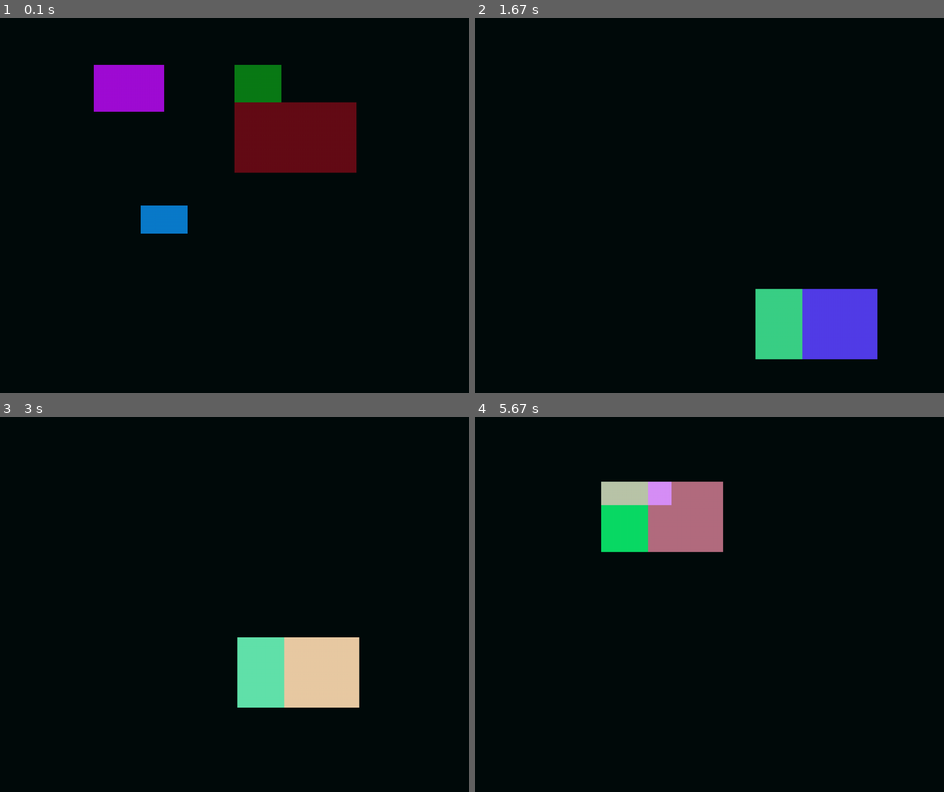
Above: before the commit, frames 1-4 (two rows, left to right).
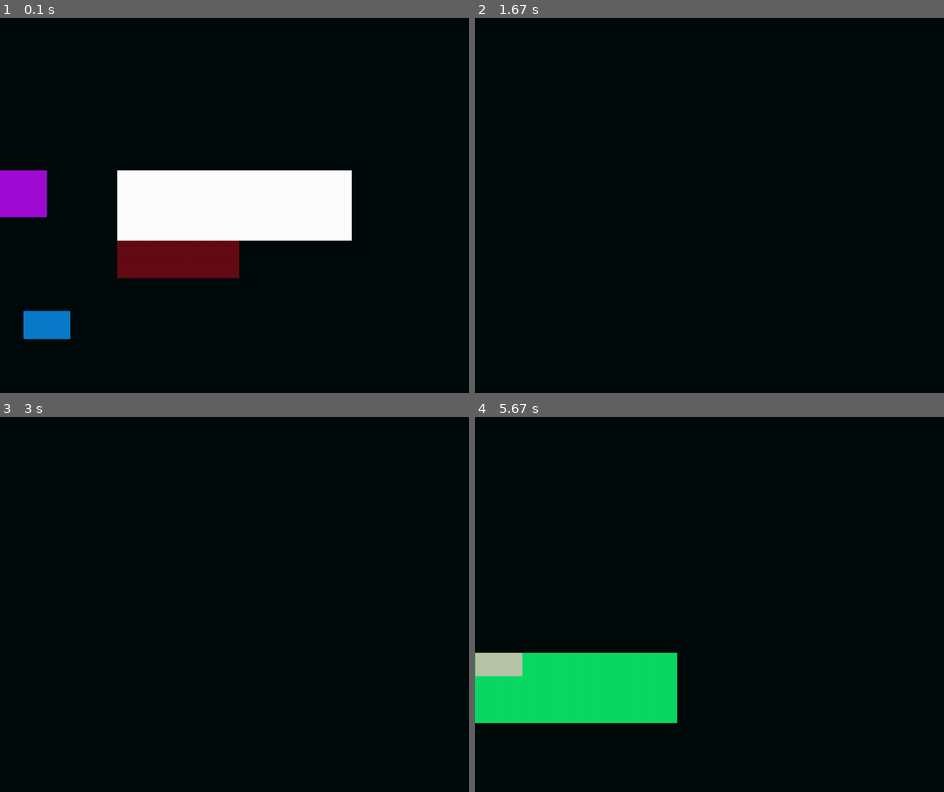
Above: after the commit, the same moments.

Repository: Aradpython/pygame-foundation
Game: pygame game, started from tests/test.py
The game is run twice, just before and just after one commit, with the same random seed, the same clock (stepped at 60 frames per second) and the same inputs.
Inputs (mouse positions are in pixels of both pictures, inside the frame that each line leads up to):
- Up to frame 1 (0.1 s): no input
- Up to frame 2 (1.67 s): hold W 0.33-0.8 s; hold Right 0.33-0.8 s; move the mouse to (690, 220) at 0.37 s; hold Right 0.83-1.3 s; hold D 0.83-1.3 s; move the mouse to (859, 194) at 0.87 s; tap = at 0.98 s; click (756, 288) at 1.38 s
- Up to frame 3 (3 s): hold Up 1.67-1.97 s; hold W 1.67-1.97 s; click (89, 548) at 1.75 s; tap - at 1.82 s; hold Right 2-2.47 s; hold D 2-2.47 s; click (304, 473) at 2.08 s; tap = at 2.15 s; hold Left from 2.5 s (still down); hold A from 2.5 s (still down); click (290, 638) at 2.58 s
- Up to frame 4 (5.67 s): release Left at 3.03 s; release A at 3.03 s; hold Down 3.07-3.37 s; hold S 3.07-3.37 s; click (718, 477) at 3.15 s; tap - at 3.22, 4.38 s; hold Left 3.4-3.8 s; hold A 3.4-3.8 s; click (540, 593) at 3.48 s; tap = at 3.55, 5.05 s; hold Up 3.83-4.2 s; hold W 3.83-4.2 s; click (714, 645) at 3.92 s; hold Right 4.23-4.87 s; hold D 4.23-4.87 s; click (695, 540) at 4.32 s; hold Down 4.9-5.27 s; hold S 4.9-5.27 s; click (831, 664) at 4.98 s; hold Left from 5.3 s (still down); hold A from 5.3 s (still down); click (634, 480) at 5.38 s

The runs differ from the first frame. In frame 1, 22% of the frame differs, in the area x 0-76%, y 12-86%; in frame 2, 4.9%; in frame 3, 4.9%; in frame 4, 13%.

Commit message:
Release v0.1.5

Diff:
--- a/pyproject.toml
+++ b/pyproject.toml
@@ -4,7 +4,7 @@
 
 [project]
 name = "pygame-foundation"
-version = "0.1.4"
+version = "0.1.5"
 description = "A modern wrapper around Pygame."
 readme = "README.md"
 requires-python = ">=3.10"
--- a/src/pygame_foundation/core/__init__.py
+++ b/src/pygame_foundation/core/__init__.py
@@ -6,4 +6,5 @@
 from .game import Game
 from .world import World
 from .entity import Entity
+from .camera import Camera
 from .constants import *
--- /dev/null
+++ b/src/pygame_foundation/core/camera.py
@@ -0,0 +1,52 @@
+from pygame_foundation.utils import debug_and_log
+import pygame
+
+class Camera:
+    ''' A class to handle camera movements '''
+    def __init__(self, position:tuple[int, int], window_width, window_height):
+        ''' Initiliazes the Camera class '''
+        self.position = pygame.Vector2(position)
+        self._follow = None
+        self.window_width = window_width
+        self.window_height = window_height
+
+    @property
+    def x(self):
+        return self.position.x
+
+    @x.setter
+    def x(self, value):
+        self.position.x = value
+
+    @property
+    def y(self):
+        return self.position.y
+
+    @y.setter
+    def y(self, value):
+        self.position.y = value
+
+    def move(self, dx, dy):
+        ''' Move the camera. dx and dy are distance-x and -y '''
+        self.x += dx
+        self.y += dy
+
+    def apply(self, rect):
+        ''' Returns a rect with the camera position applied. '''
+        return rect.move(-self.x, -self.y)
+
+    def update(self):
+        if self._follow is not None:
+            self.position.update(
+                self._follow.rect.centerx - self.window_width // 2,
+                self._follow.rect.centery - self.window_height // 2,
+            )
+
+    def follow(self, sprite):
+        ''' Makes the camera follow sprite.'''
+        self._follow = sprite
+
+    def stop_following(self):
+        followed = self._follow
+        self._follow = None
+        return followed
--- a/src/pygame_foundation/core/entity.py
+++ b/src/pygame_foundation/core/entity.py
@@ -17,7 +17,7 @@
                 layer:int=0,
                 update_interval:float=UPDATE_EVERY_FRAME,
                 tags:set=None,
-                name='NONE'):
+                name='Entity'):
         ''' Initializes the Entity Class '''
         super().__init__()
         if imagepath:
@@ -28,6 +28,7 @@
             self.image = None
             self.rect = pygame.Rect(x, y, *size)
             self.color = color
+            self.size = size
 
         self._world = None
 
@@ -110,14 +111,15 @@
        '''Override in subclasses'''
        pass
 
-    def draw(self, surface):
+    def draw(self, surface, camera):
         ''' Draw or blit self to screen '''
         if self.visible:
+
             if self.image:
-                surface.blit(self.image, self.rect)
+                surface.blit(self.image, camera.apply(self.rect))
 
             else:
-                pygame.draw.rect(surface, self.color, self.rect)
+                pygame.draw.rect(surface, self.color, camera.apply(self.rect))
 
     @debug_and_log({
         'success':'Succussfully added tag.',
--- a/src/pygame_foundation/core/game.py
+++ b/src/pygame_foundation/core/game.py
@@ -1,13 +1,14 @@
 from pygame_foundation.input.manager import InputManager
 from pygame_foundation.utils.debug import debug_and_log
+from .camera import Camera
+from .world import World
 from .constants import *
-from .world import World
 import pygame
 
 
 class Game:
     ''' A class that acts as a manager for all events in the game '''
-    def __init__(self, window_width, window_height, caption, fps):
+    def __init__(self, window_width:int, window_height:int, caption:str, fps:int, camera_position:tuple[int, int]=(0, 0)):
         ''' Initialize the Game class and pygame '''
         pygame.init()
 
@@ -20,14 +21,15 @@
 
         self.clock = pygame.time.Clock()
 
-        self.world = World()
+        self.camera = Camera(camera_position, window_width, window_height)
 
+        self.world = World(self.camera)
         self.input_manager = InputManager()
 
     def update(self, dt, events):
         ''' Update the Game '''
         self.input_manager.update(events)
-
+        self.camera.update()
         self.world.update(dt)
 
     def draw(self):
--- a/src/pygame_foundation/core/world.py
+++ b/src/pygame_foundation/core/world.py
@@ -1,4 +1,5 @@
-from .constants import UPDATE_EVERY_FRAME, WHITE, BLACK, GREEN
+from .constants import UPDATE_EVERY_FRAME
+from .camera import Camera
 from pygame_foundation.utils.debug import debug_and_log
 from termcolor import colored
 import pygame
@@ -7,11 +8,12 @@
 class World(pygame.sprite.Group):
     """An enhanced Sprite Group used to manage game entities."""
 
-    def __init__(self):
+    def __init__(self, camera:Camera):
         super().__init__()
         self._layers = {}
         self._priorities = {}
         self._tags = {}
+        self.camera = camera
 
     def add(self, *sprites: pygame.sprite.Sprite) -> None:
         super().add(*sprites)
@@ -111,7 +113,7 @@
                 if not sprite.active:
                     continue
 
-                sprite.draw(surface)
+                sprite.draw(surface, self.camera)
 
     def update(self, dt):
         ''' Updates the objects in the world according to their update_interval and priority. '''
--- a/src/pygame_foundation/input/__init__.py
+++ b/src/pygame_foundation/input/__init__.py
@@ -1,4 +1,4 @@
 '''
 The Input Module. Used for the management of keyboard inputs
 '''
-from pygame_foundation.input.manager import InputManager, InputBinding, InputType
+from .manager import InputManager, InputBinding, InputType
--- a/tests/test.py
+++ b/tests/test.py
@@ -5,60 +5,67 @@
 import pygame
 import random
 
-game = Game(1000, 800, 'Test', 60)
+game = Game(1000, 800, 'Test', 60, (0, -100))
 world = game.world
 input_manager = game.input_manager
+camera = game.camera
 
-e1 = Entity(500, 100, size=(100, 150), color=(10, 123, 23), layer=-10, tags=set(['cool', 'block']), name='Green Block')
+e1 = Entity(500, 100, size=(500, 150), color=(255, 255, 255), layer=100, tags=set(['cool', 'block']), name='Green Block')
 e2 = Entity(200, 100, size=(150, 100), color=(160, 13, 213), layer=5, tags=set(['stupid', 'block', 'hidden']), name='Purple Block', visible=True)
 e3 = Entity(500, 180, size=(260, 150), color=(100, 13, 23), layer=0, tags=set(['player', 'cool', 'hidden']), name='Player 1', visible=True)
 e4 = Entity(300, 400, size=(100, 60), color=(10, 123, 203), layer=0, tags=set(['player', 'stupid']), name='Player 2')
 
+world.add(e4, e2, e3, e1)
 
 def move_up():
-    for entity in world.sprites():
-        entity.y -= 5
+    e1.y -= 5
+    # for entity in world.sprites():
+    #     if random.randint(0, 20) == 0:
+    #         entity.y -= 5
+def move_down():
+    e1.y += 5
+    # for entity in world.sprites():
+    #     if random.randint(0, 20) == 0:
+    #         entity.y += 5
+def move_right():
+    e1.x += 5
 
-def move_down():
-    for entity in world.sprites():
-        entity.y += 5
-
-def move_right():
-    for entity in world.sprites():
-        entity.x += 5
-
+    # for entity in world.sprites():
+    #     if random.randint(0, 20) == 0:
+    #         entity.x += 5
 def move_left():
-    for entity in world.sprites():
-        entity.x -= 5
-
+    e1.x -= 5
+    # for entity in world.sprites():
+    #     if random.randint(0, 20) == 0:
+    #         entity.x -= 5
 def go_berserk(event):
     for entity in world.sprites():
         entity.coordinates = (random.randint(0, 18)*50, random.randint(0, 13)*50)
-
 def add_entity():
+    camera.stop_following()
     x, y = (random.randint(0, 18)*50, random.randint(0, 13)*50)
     size = (random.randint(1, 3)*50, random.randint(1, 3)*50)
     color = (random.randint(0, 255), random.randint(0, 255), random.randint(0, 255))
     entity = Entity(x, y, size=size, color=color, )
     world.add(entity)
-
 def remove_entity():
     if not world.sprites():
         return
     entity = random.choice(world.sprites())
     world.remove(entity)
-
 def move_all(x, y):
     for e in world.sprites():
         e.coordinates = input_manager.mouse_position
         e.layer = random.randint(0, 10)
-
 def color():
     for e in world.sprites():
         e.color = (random.randint(0, 255), random.randint(0, 255), random.randint(0, 255))
 
-world.add(e4, e2, e3, e1)
-b = input_manager.bind_key_held(move_up, pygame.K_w)
+input_manager.bind_key_held(lambda: camera.move(-7, 0), pygame.K_LEFT)
+input_manager.bind_key_held(lambda: camera.move(7, 0), pygame.K_RIGHT)
+input_manager.bind_key_held(lambda: camera.move(0, -7), pygame.K_UP)
+input_manager.bind_key_held(lambda: camera.move(0, 7), pygame.K_DOWN)
+input_manager.bind_key_held(move_up, pygame.K_w)
 input_manager.bind_key_held(move_right, pygame.K_d)
 input_manager.bind_key_held(move_down, pygame.K_s)
 input_manager.bind_key_held(move_left, pygame.K_a)
@@ -70,6 +77,8 @@
 input_manager.bind_key_pressed(remove_entity, pygame.K_MINUS)
 input_manager.bind_key_pressed(color, None)
 
+camera.follow(e1)
+
 
 if __name__ == '__main__':
     game.run()
Not shown, changed: README.md
